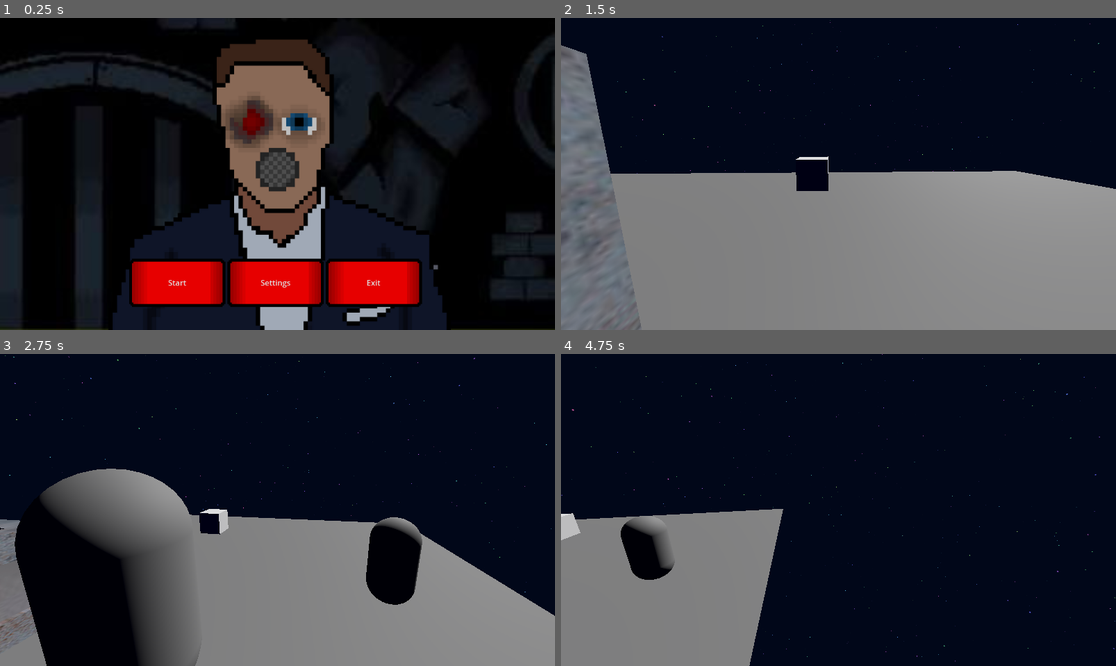
Above: before the commit, frames 1-4 (two rows, left to right).
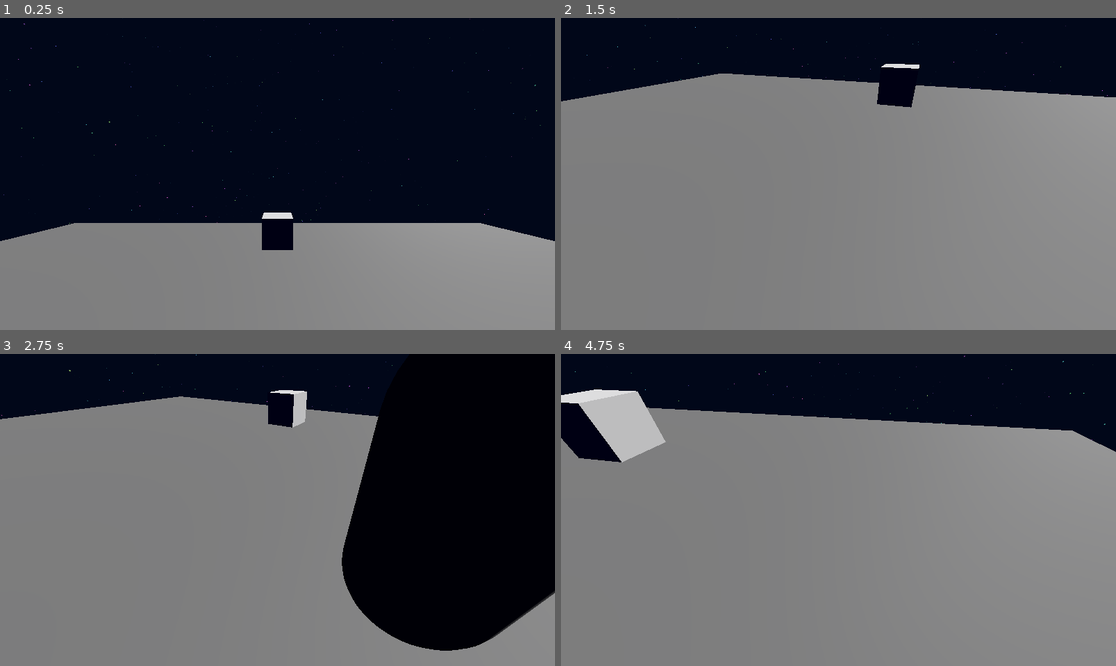
Above: after the commit, the same moments.

Repository: Craxulator/_X
Game: Godot game, scene res://Main.tscn
Two runs of this game, one before a commit and one after it. Both use one fixed random seed, a clock stepped at 60 frames per second and the inputs below. Before the commit the project starts from res://Scenes/menu.tscn.
Inputs (mouse positions are in pixels of both pictures, inside the frame that each line leads up to):
- Up to frame 1 (0.25 s): no input
- Up to frame 2 (1.5 s): click (738, 283) at 0.5 s, where only the run before the commit has a clickable "Start"; tap Enter (ui_accept) at 1.25 s; move the mouse to (960, 158) at 1.27 s; hold D (MoveRight) from 1.28 s (still down); tap Shift (Slide) at 1.35 s
- Up to frame 3 (2.75 s): tap Space (Jump) at 1.52, 1.55, 1.82, 2.1, 2.27, 2.57 s; move the mouse to (166, 525) at 2.02 s; release D (MoveRight) at 2.03 s; hold S (MoveBackward) from 2.03 s (still down); tap Shift (Slide) at 2.3 s
- Up to frame 4 (4.75 s): move the mouse to (894, 441) at 2.77 s; release S (MoveBackward) at 2.78 s; hold D (MoveRight) 2.78-3.53 s; tap Shift (Slide) at 2.85, 3.6 s; tap Space (Jump) at 3.05, 3.77, 4.07, 4.35, 4.52 s; move the mouse to (810, 572) at 3.52 s; hold W (MoveForward) 3.53-4.28 s; move the mouse to (1005, 556) at 4.27 s; hold A (MoveLeft) from 4.28 s (still down)

The runs differ from the first frame. In frame 1, 66% of the frame differs, in the area x 0-100%, y 0-100%; in frame 2, 29%; in frame 3, 42%; in frame 4, 62%.

Commit message:
Flying!

Diff:
--- /dev/null
+++ b/Main.tscn
@@ -0,0 +1,79 @@
+[gd_scene load_steps=14 format=3 uid="uid://c8pxhbfbs1rae"]
+
+[ext_resource type="Shader" uid="uid://y04sclp566j2" path="res://TestShader.gdshader" id="1_uu6xs"]
+[ext_resource type="Shader" uid="uid://b1yqdotx65jvu" path="res://SkyShader.gdshader" id="3_r0du0"]
+[ext_resource type="PackedScene" uid="uid://iovyy51jlqvl" path="res://Scenes/sams.tscn" id="4_cm0pq"]
+[ext_resource type="PackedScene" uid="uid://dnibpxmbjl5a8" path="res://Scenes/Player.tscn" id="4_fos0i"]
+
+[sub_resource type="BoxMesh" id="BoxMesh_glv2v"]
+
+[sub_resource type="ShaderMaterial" id="ShaderMaterial_r0du0"]
+render_priority = 0
+shader = ExtResource("1_uu6xs")
+
+[sub_resource type="WorldBoundaryShape3D" id="WorldBoundaryShape3D_glv2v"]
+
+[sub_resource type="PlaneMesh" id="PlaneMesh_uu6xs"]
+
+[sub_resource type="ShaderMaterial" id="ShaderMaterial_cm0pq"]
+shader = ExtResource("3_r0du0")
+shader_parameter/sky_color = Color(0.03, 0.05, 0.11, 1)
+shader_parameter/star_base_color = Color(0.8, 1, 0.3, 1)
+shader_parameter/star_hue_offset = 0.7
+shader_parameter/star_intensity = 0.05
+shader_parameter/star_twinkle_speed = 0.5
+shader_parameter/star_twinkle_intensity = 0.25
+shader_parameter/layer_scale = 20.0
+shader_parameter/layer_scale_step = 10.0
+shader_parameter/layers_count = 3
+
+[sub_resource type="Sky" id="Sky_fos0i"]
+sky_material = SubResource("ShaderMaterial_cm0pq")
+radiance_size = 1
+
+[sub_resource type="Environment" id="Environment_3dxm6"]
+background_mode = 2
+sky = SubResource("Sky_fos0i")
+
+[sub_resource type="BoxMesh" id="BoxMesh_cm0pq"]
+
+[sub_resource type="BoxShape3D" id="BoxShape3D_fos0i"]
+
+[node name="Node3D" type="Node3D"]
+
+[node name="MeshInstance3D" type="MeshInstance3D" parent="."]
+transform = Transform3D(1, 0, 0, 0, 1, 0, 0, 0, 1, 0, 0.5, -7)
+mesh = SubResource("BoxMesh_glv2v")
+surface_material_override/0 = SubResource("ShaderMaterial_r0du0")
+
+[node name="Floor" type="StaticBody3D" parent="."]
+
+[node name="CollisionShape3D" type="CollisionShape3D" parent="Floor"]
+shape = SubResource("WorldBoundaryShape3D_glv2v")
+
+[node name="MeshInstance3D" type="MeshInstance3D" parent="Floor"]
+transform = Transform3D(10, 0, 0, 0, 10, 0, 0, 0, 10, 0, 0, 0)
+mesh = SubResource("PlaneMesh_uu6xs")
+skeleton = NodePath("")
+
+[node name="DirectionalLight3D" type="DirectionalLight3D" parent="."]
+transform = Transform3D(0.707107, 0.5, 0.5, 0, -0.707107, 0.707107, 0.707107, -0.5, -0.5, 10, 10, -10)
+
+[node name="WorldEnvironment" type="WorldEnvironment" parent="."]
+environment = SubResource("Environment_3dxm6")
+
+[node name="sams" parent="." instance=ExtResource("4_cm0pq")]
+transform = Transform3D(1, 0, 0, 0, 1, 0, 0, 0, 1, 6.60031, 1.03315, -2.4956)
+move_speed = 1
+
+[node name="Player" parent="." instance=ExtResource("4_fos0i")]
+transform = Transform3D(1, 0, 0, 0, 1, 0, 0, 0, 1, 0, 2, 0)
+
+[node name="StaticBody3D" type="StaticBody3D" parent="."]
+transform = Transform3D(10, 0, 0, 0, 5, 0, 0, 0, 0.5, 0, 2.5, 10)
+
+[node name="MeshInstance3D" type="MeshInstance3D" parent="StaticBody3D"]
+mesh = SubResource("BoxMesh_cm0pq")
+
+[node name="CollisionShape3D" type="CollisionShape3D" parent="StaticBody3D"]
+shape = SubResource("BoxShape3D_fos0i")
--- a/Scenes/Player.tscn
+++ b/Scenes/Player.tscn
@@ -16,6 +16,7 @@
 metadata/WalkSpeed = 3.142
 metadata/JumpForce = 3.142
 metadata/Sliding = false
+metadata/CanFly = false
 
 [node name="Camera" type="Camera3D" parent="."]
 transform = Transform3D(1, 0, 0, 0, 1, 0, 0, 0, 1, 0, 0.75, 0)
--- a/Scripts/Controllers/PlayerController.gd
+++ b/Scripts/Controllers/PlayerController.gd
@@ -8,6 +8,8 @@
 var SlideStartVelocity = Vector3.ZERO
 
 var SlideJump = false
+var WallState = false
+var WallTime = 0
 
 func _ready():
 	Hitbox = $Hitbox
@@ -17,14 +19,21 @@
 	if not is_on_floor(): velocity.y -= get_meta("Gravity") * DeltaTime
 	pass
 
+func Jump():
+	PreJumpVelocity = velocity
+	velocity.y = get_meta("JumpForce")
+	pass
+
 func HandleJump():
 	if not Input.is_action_just_pressed("Jump"): return
+	if get_meta("CanFly"): Jump(); return
+
 	if StepSliding:
 		print("Is-On-Floor: " + str(is_on_floor()))
 		return
-	PreJumpVelocity = velocity
-	velocity.y = get_meta("JumpForce")
 
+	if not is_on_floor(): pass
+	else: Jump()
 	pass
 
 func HandleMovement(DeltaTime):
@@ -83,6 +92,16 @@
 	if not SlideJump:
 		position.y += Hitbox.shape.size.y / 2.4
 
+func ChangeWallState(IsOnWall):
+	WallState = IsOnWall
+	if is_on_floor(): return
+	print(IsOnWall)
+	pass
+
+func HandleWallSlide(DeltaTime):
+
+	pass
+
 func _physics_process(DeltaTime):
 	if get_meta("Paused"): return
 
@@ -101,8 +120,13 @@
 	if is_on_floor():
 		if StepSliding && not get_meta("Sliding"): EndSlide()
 		if get_meta("Sliding"): HandleSlide(DeltaTime)
-		else: HandleMovement(DeltaTime)
-	else: if not get_meta("Sliding"): HandleAirMovement()
+		elif not WallState: HandleMovement(DeltaTime)
+	else:
+		if not get_meta("Sliding"): HandleAirMovement()
+
+	if is_on_wall() and not WallState: ChangeWallState(true)
+	elif WallState: ChangeWallState(false)
+	if WallState and not is_on_floor(): HandleWallSlide(DeltaTime)
 
 	move_and_slide()
 	pass
--- a/project.godot
+++ b/project.godot
@@ -11,7 +11,7 @@
 [application]
 
 config/name="_X"
-run/main_scene="uid://dexppp7t04nvn"
+run/main_scene="res://Main.tscn"
 config/features=PackedStringArray("4.4", "Forward Plus")
 config/icon="res://Assets/Images/icon.svg"
 
Not shown: 1 places in Scenes/victor.tscn that only renumber resources
